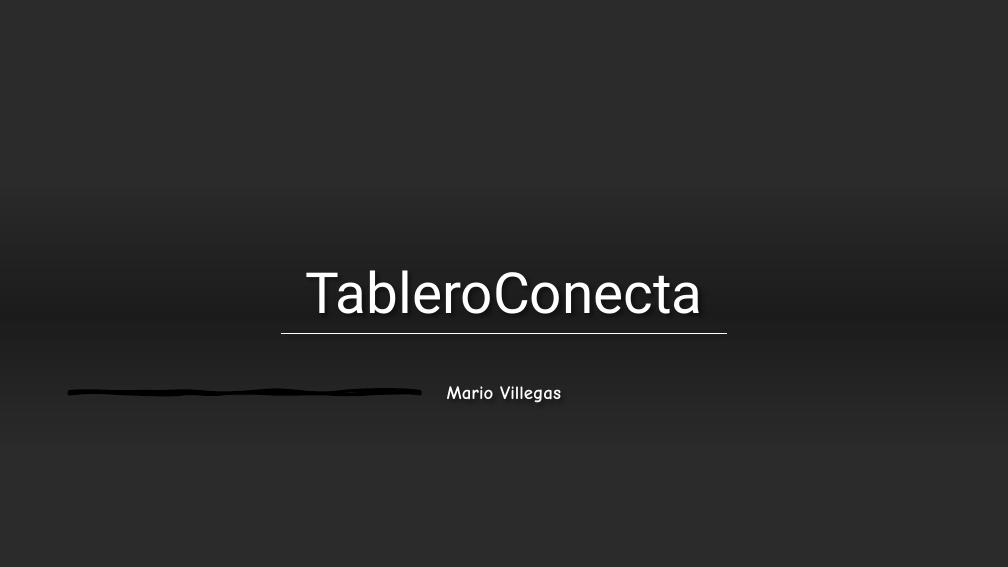
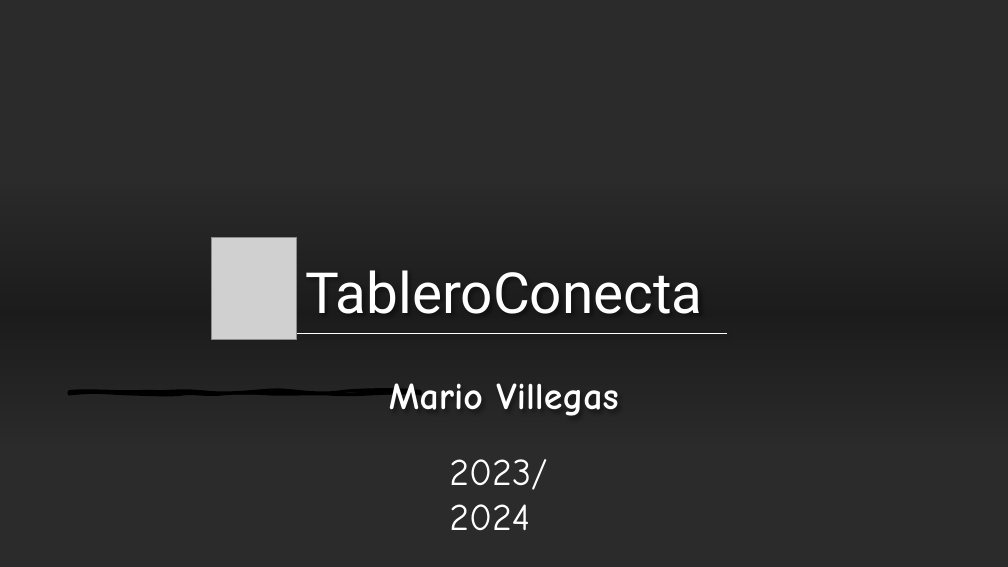
Before and after one commit to juanes84vdb/proyectoMayo, a slide deck: slide 1 of TableroConecta.pptx. Drawn at 1008x567 pixels with LibreOffice and Linux fonts; fonts in the diff are those of the drawing; grey boxes stand for pictures; background and template pictures are left out; a plain dark background stands for a picture behind light text. Boxes give left, top, right and bottom in pixels: in the first picture for what was removed or moved away, otherwise in the second. Text is boxed around its words. In the diff, an @@ line names an element or a change of style, - is before the commit and + after.

```diff
--- a/TableroConecta.pptx
+++ b/TableroConecta.pptx
@@ picture added at (x1=212, y1=237, x2=296, y2=340) @@
@@ subtitle "Mario Villegas" at (x1=389, y1=383, x2=618, y2=416): size 18 to 36.1 pt; line spacing 1.1 to 0.9 @@
@@ text added at (x1=449, y1=459, x2=547, y2=530), 36 pt, text #FFFFFF @@
+2023/2024
```
Also in this commit, not shown: 1 other slide changed, 6 slides added, 1 slide removed, 38 other files.
